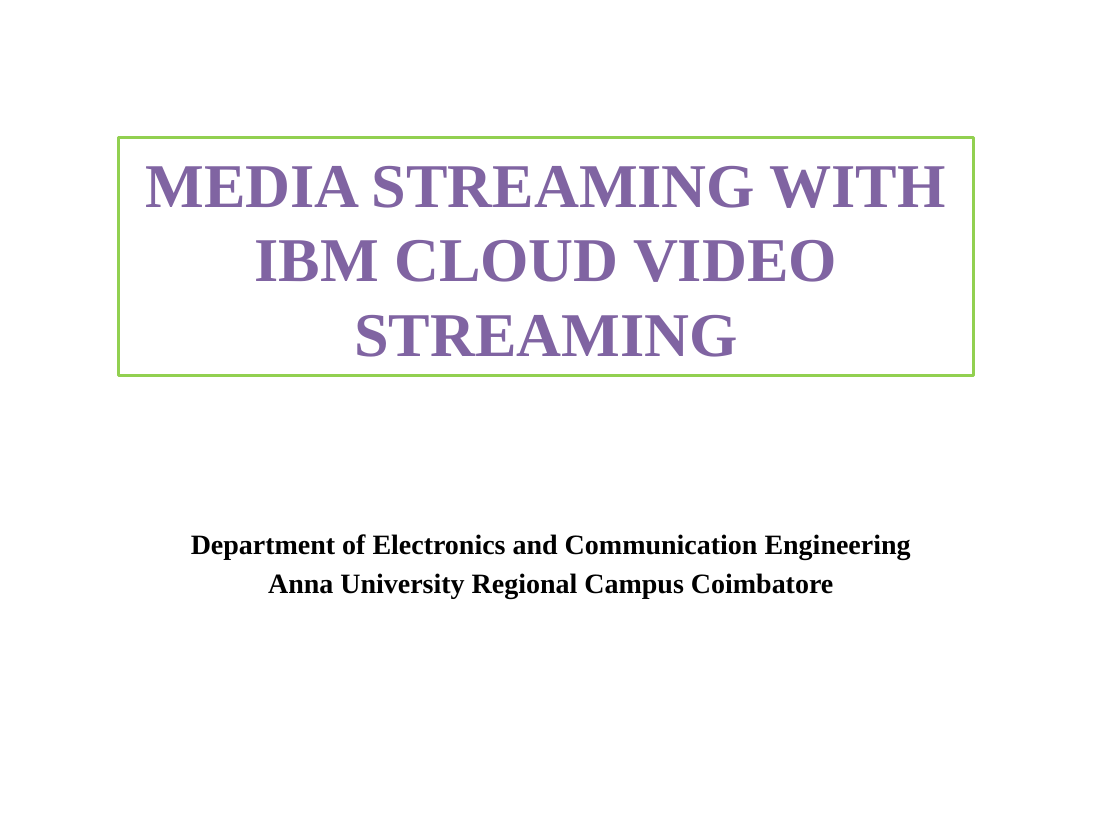
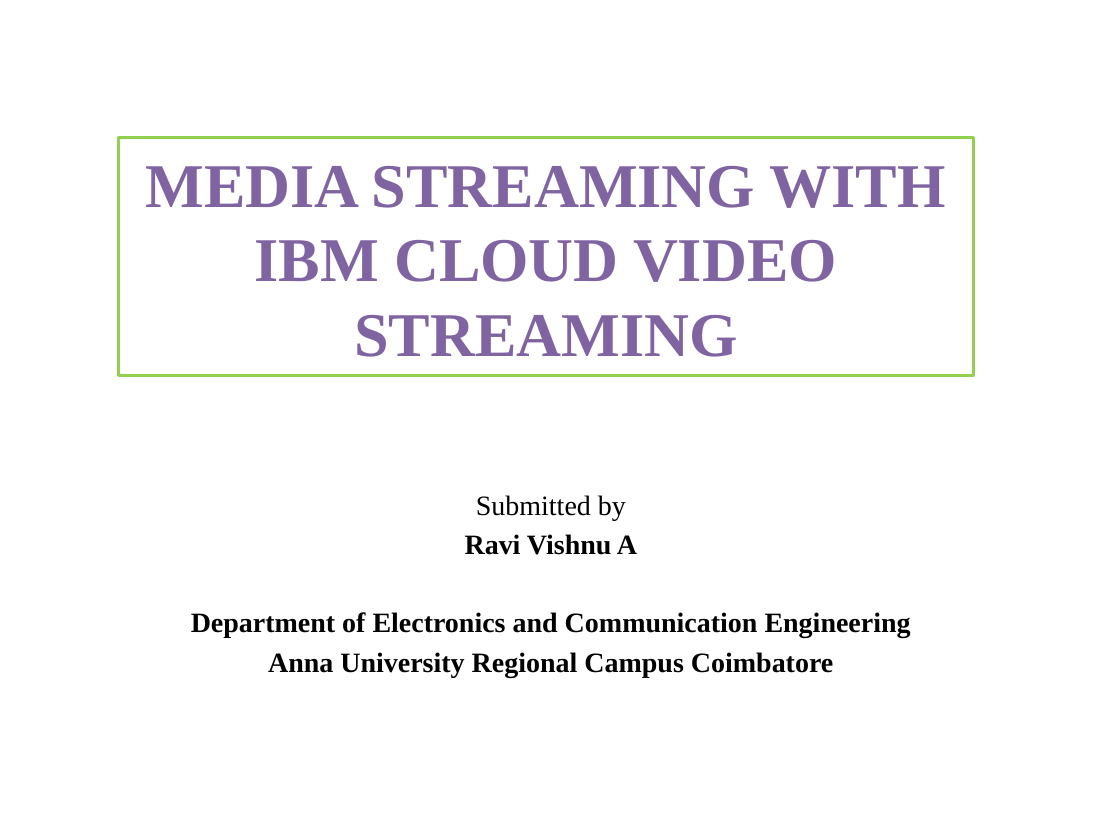
Before and after one commit to Ravi-Vishnu-A/cloud_computing, a slide deck: slide 1 of CLOUDCOMPUTING_Phase2.pptx. Drawn at 1120x840 pixels with LibreOffice and Linux fonts; fonts in the diff are those of the drawing. Boxes give left, top, right and bottom in pixels: in the first picture for what was removed or moved away, otherwise in the second. Text is boxed around its words. In the diff, an @@ line names an element or a change of style, - is before the commit and + after.

```diff
--- a/CLOUDCOMPUTING_Phase2.pptx
+++ b/CLOUDCOMPUTING_Phase2.pptx
@@ subtitle at (465, 495, 637, 555): paragraphs added @@
+Submitted by
+Ravi Vishnu A
```
